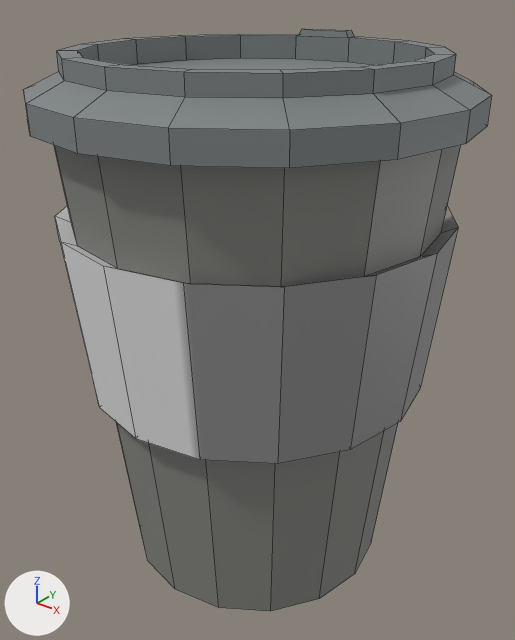
The FBX model Drug Office/Assets/Graphic Assets/jakiskubekzkawaczyczyms.fbx, before and after one commit.
Rendered twice from a 50 mm lens placed at (3.04, -3.78, 2.55), pointed at (0.01, 0.0, 0.21). Every picture has the same lights, and +X, +Y and +Z are marked at lower left. Mesh edges are drawn as thin lines. Where no turn or scale is listed for an object, it has been applied to the vertices.
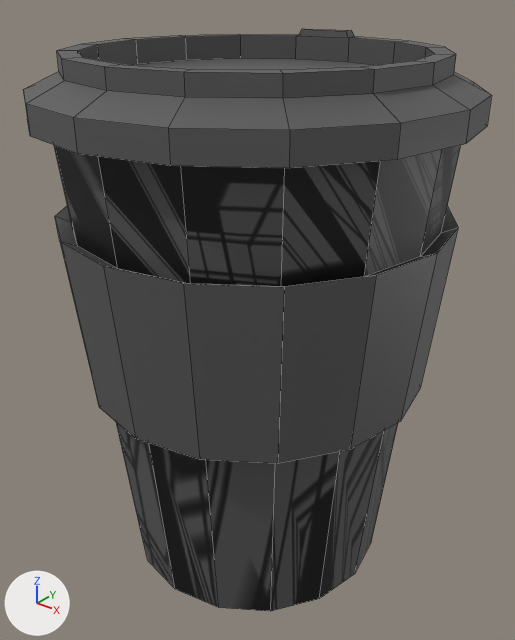
Where the change shows, as pixel boxes [x1, y1, x2, y2] in the pictures (515 x 640 px; the box of a moved part takes in the faces that stretch with it):
'Cylinder', surface changed
    both: [23, 29, 492, 611]
part 1 of me_cylinder_001, moved or reshaped
    both: [23, 29, 492, 168]
part 2 of me_cylinder_001, surface changed (grey to black)
    both: [54, 145, 461, 611]

The change in detail:
Picture 'kubek.png' (img_kubek_png) is new.
Material 'kubek.001' (mat_kubek_001) changes its picture from img_pixil_frame_0__11__png to img_kubek_png.
me_cylinder_001 has 232 vertices, 204 faces and spans x -1.47..1.47, y -1.47..1.47, z -1.73..2.17.
me_cylinder_001 is used by ob_cylinder; location (0.0, 0.0, 0.0).
Part 1, on me_cylinder_001:
90 faces are deleted.
90 new faces join them.
me_cylinder_001 part 2: 169 kept faces spanning x -1.47..1.47, y -1.47..1.47, z -1.73..2.17 get new texture (UV) coordinates.
